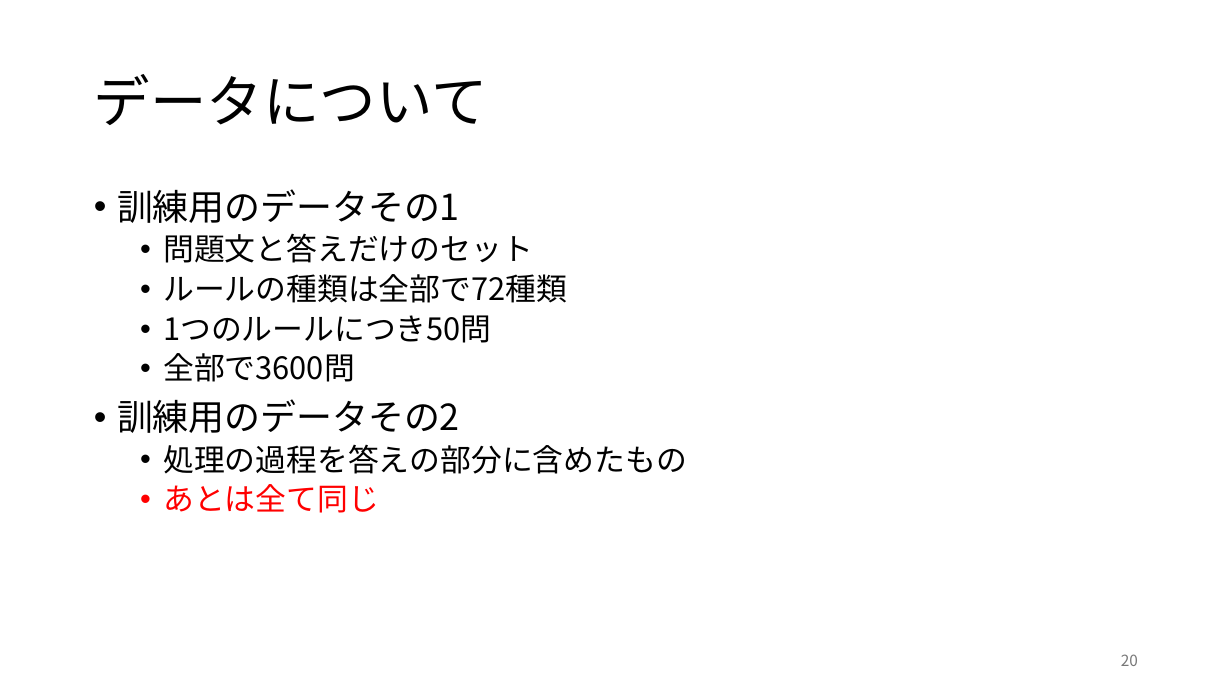
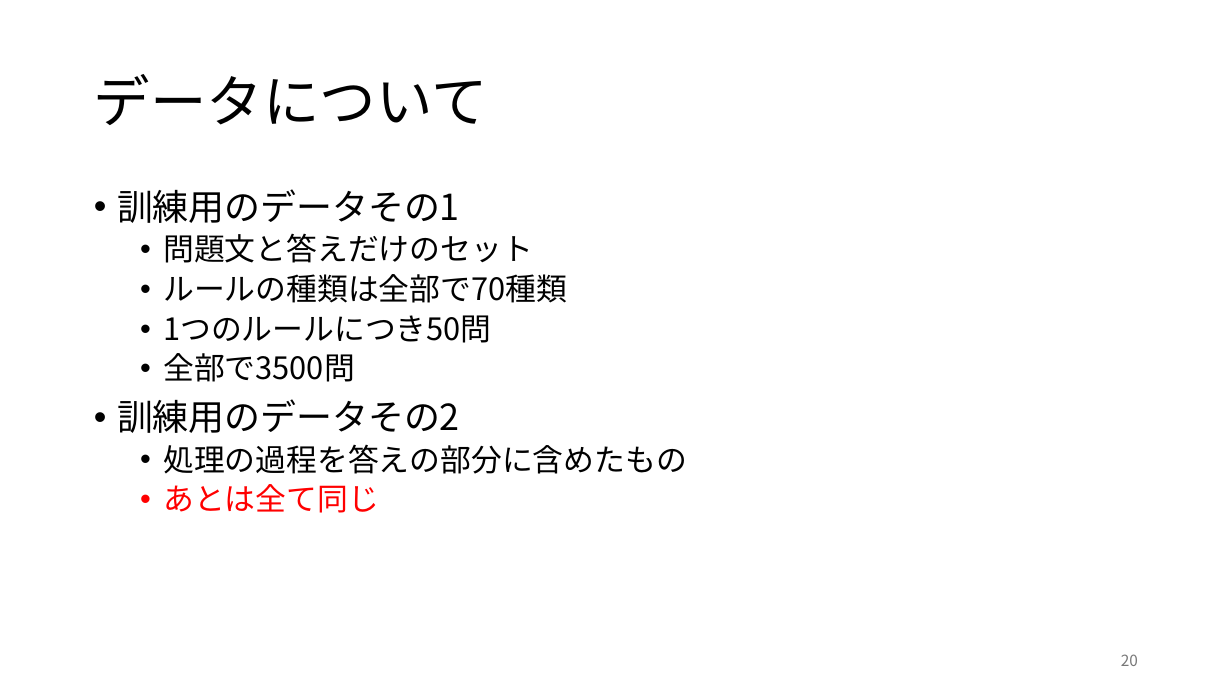
Before and after one commit to rollotea/array-task, a slide deck: slide 20 of 生成AIの追加学習による問題.pptx. Drawn at 1232x693 pixels with LibreOffice and Linux fonts; fonts in the diff are those of the drawing. Boxes give left, top, right and bottom in pixels: in the first picture for what was removed or moved away, otherwise in the second. Text is boxed around its words. In the diff, an @@ line names an element or a change of style, - is before the commit and + after.

```diff
--- a/生成AIの追加学習による問題.pptx
+++ b/生成AIの追加学習による問題.pptx
@@ text at [163, 274, 567, 303]: text changed @@
-  • ルールの種類は全部で72種類
+  • ルールの種類は全部で70種類
@@ text at [163, 353, 355, 382]: text changed @@
-  • 全部で3600問
+  • 全部で3500問
```
Also in this commit, not shown: 8 other slides changed, 1 slide added, 1 slide removed, 1 other file.
